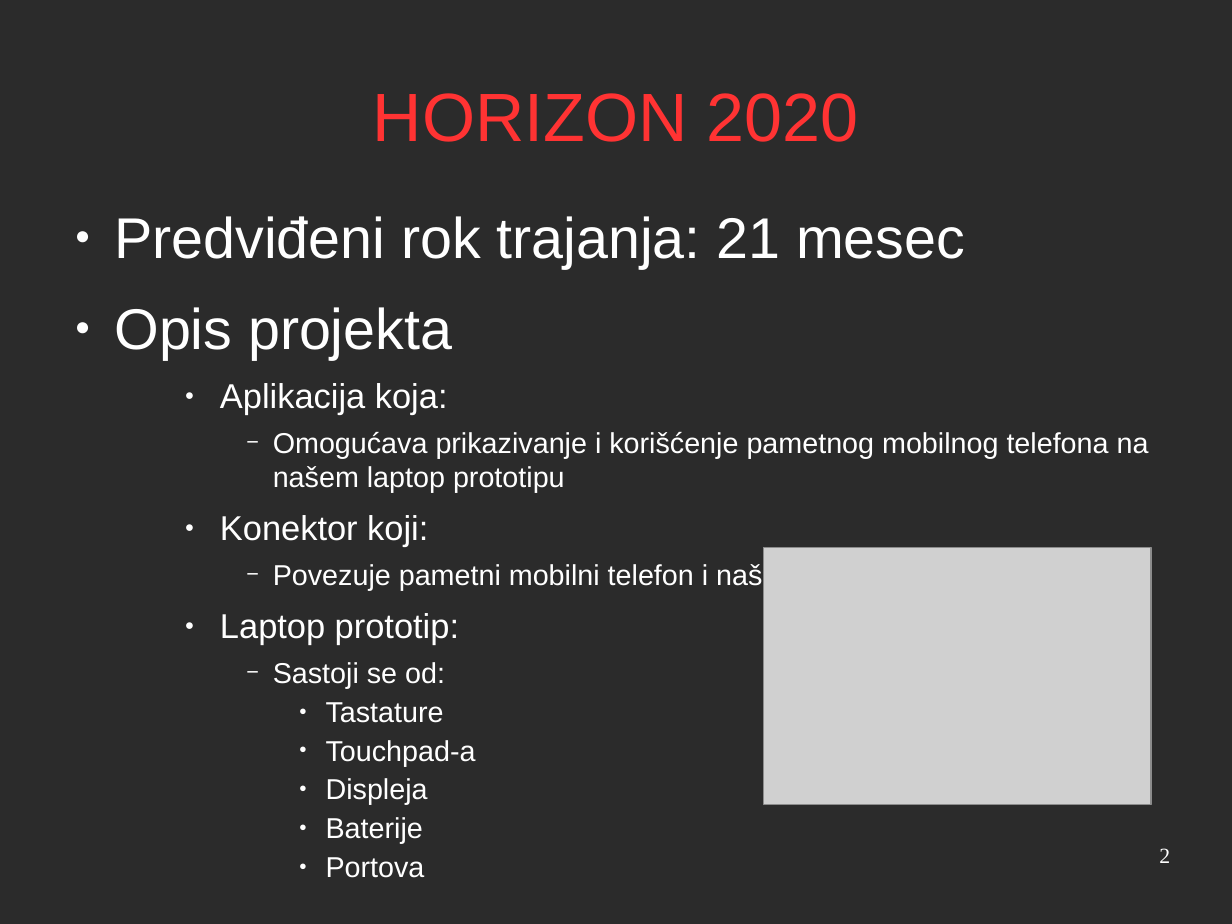
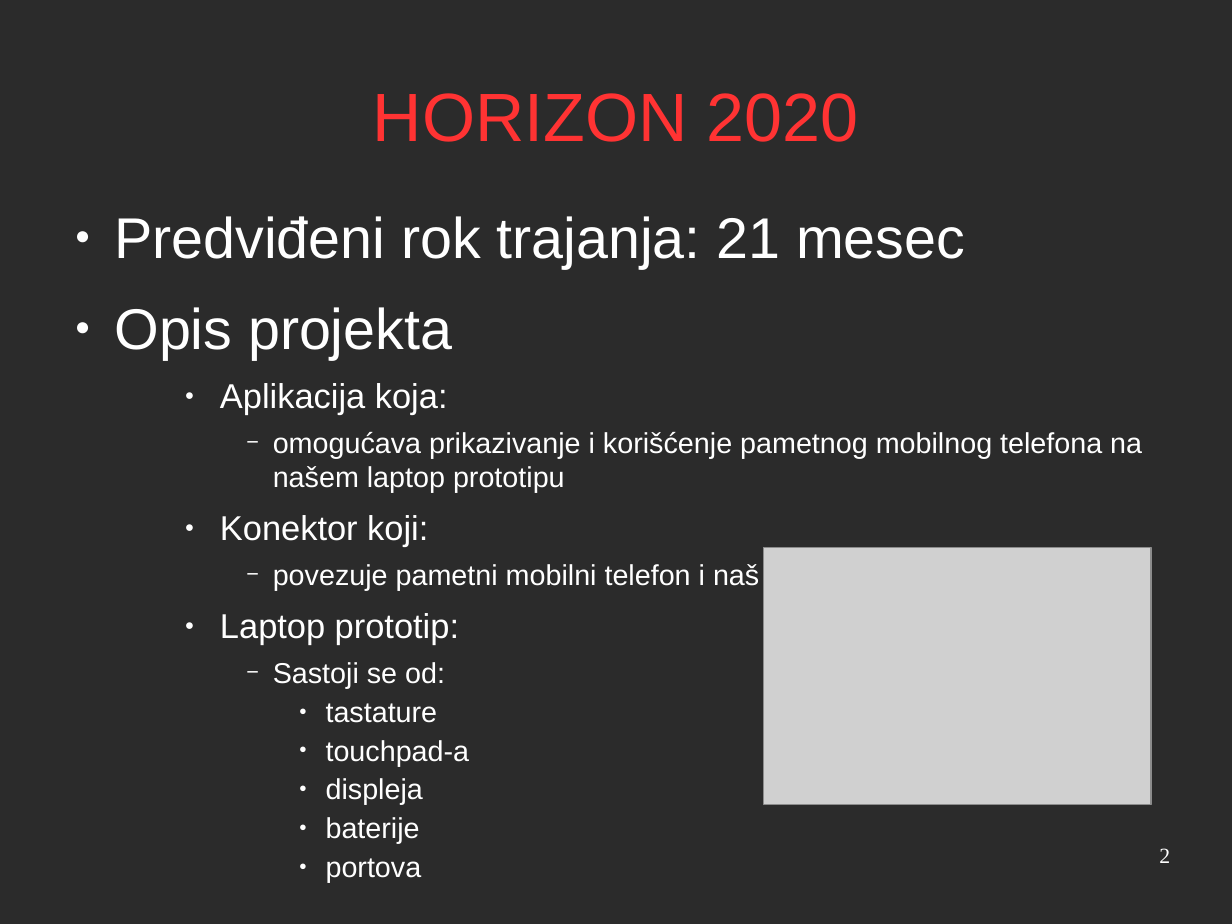
Before and after one commit to salesh/UpravljanjeProjektima, a slide deck: slide 2 of prezentacija/prezentacija.odp. Drawn at 1232x924 pixels with LibreOffice and Linux fonts; fonts in the diff are those of the drawing; grey boxes stand for pictures; background and template pictures are left out; a plain dark background stands for a picture behind light text. Boxes give left, top, right and bottom in pixels: in the first picture for what was removed or moved away, otherwise in the second. Text is boxed around its words. In the diff, an @@ line names an element or a change of style, - is before the commit and + after.

```diff
--- a/prezentacija/prezentacija.odp
+++ b/prezentacija/prezentacija.odp
@@ text at [273,432,1142,493]: text changed @@
-      − Omogućava prikazivanje i korišćenje pametnog mobilnog telefona na našem laptop prototipu
+      − omogućava prikazivanje i korišćenje pametnog mobilnog telefona na našem laptop prototipu
@@ text at [220,564,759,645]: text changed @@
-      − Povezuje pametni mobilni telefon i naš laptop prototip
+      − povezuje pametni mobilni telefon i naš laptop prototip
@@ text at [326,703,470,883]: text changed @@
-        ● Tastature
-        ● Touchpad-a
-        ● Displeja
-        ● Baterije
-        ● Portova
+        ● tastature
+        ● touchpad-a
+        ● displeja
+        ● baterije
+        ● portova
```
Also in this commit, not shown: 4 other slides changed.
